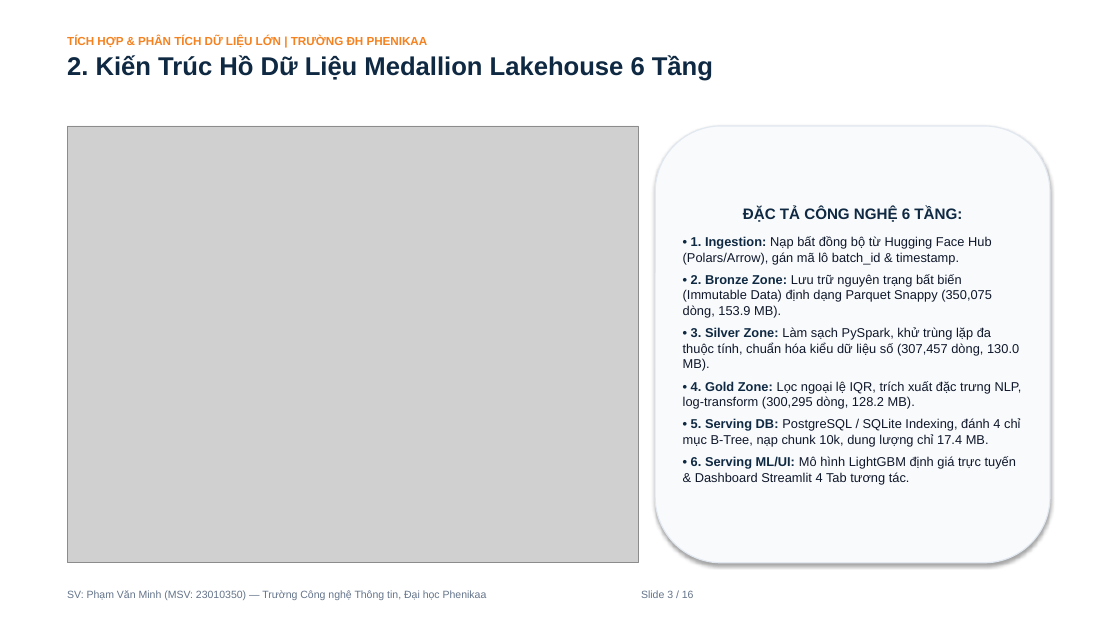
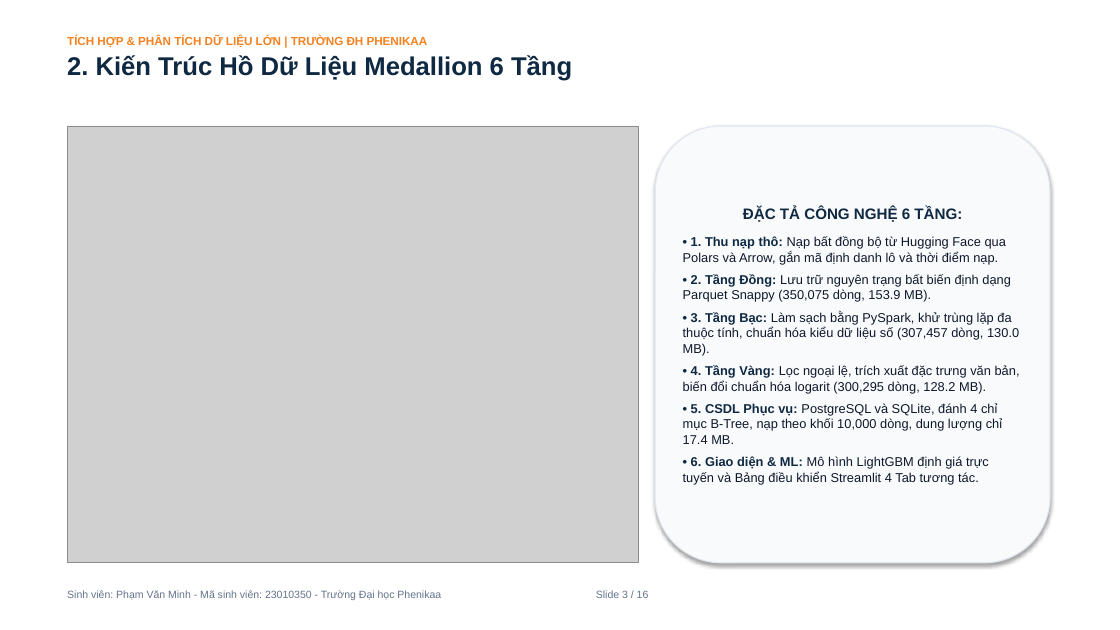
Before and after one commit to PVM-05/House-Prediction, a slide deck: slide 3 of docs/Slide_Bao_Ve_Du_An_House_Prediction.pptx. Drawn at 1120x630 pixels with LibreOffice and Linux fonts; fonts in the diff are those of the drawing; grey boxes stand for pictures. Boxes give left, top, right and bottom in pixels: in the first picture for what was removed or moved away, otherwise in the second. Text is boxed around its words. In the diff, an @@ line names an element or a change of style, - is before the commit and + after.

```diff
--- a/docs/Slide_Bao_Ve_Du_An_House_Prediction.pptx
+++ b/docs/Slide_Bao_Ve_Du_An_House_Prediction.pptx
@@ text at [67,55,572,81]: text changed @@
-2. Kiến Trúc Hồ Dữ Liệu Medallion Lakehouse 6 Tầng
+2. Kiến Trúc Hồ Dữ Liệu Medallion 6 Tầng
@@ text in rounded rectangle at [683,236,1020,485]: text changed @@
-• 1. Ingestion: Nạp bất đồng bộ từ Hugging Face Hub (Polars/Arrow), gán mã lô batch_id & timestamp.
-• 2. Bronze Zone: Lưu trữ nguyên trạng bất biến (Immutable Data) định dạng Parquet Snappy (350,075 dòng, 153.9 MB).
-• 3. Silver Zone: Làm sạch PySpark, khử trùng lặp đa thuộc tính, chuẩn hóa kiểu dữ liệu số (307,457 dòng, 130.0 MB).
-• 4. Gold Zone: Lọc ngoại lệ IQR, trích xuất đặc trưng NLP, log-transform (300,295 dòng, 128.2 MB).
-• 5. Serving DB: PostgreSQL / SQLite Indexing, đánh 4 chỉ mục B-Tree, nạp chunk 10k, dung lượng chỉ 17.4 MB.
-• 6. Serving ML/UI: Mô hình LightGBM định giá trực tuyến & Dashboard Streamlit 4 Tab tương tác.
+• 1. Thu nạp thô: Nạp bất đồng bộ từ Hugging Face qua Polars và Arrow, gắn mã định danh lô và thời điểm nạp.
+• 2. Tầng Đồng: Lưu trữ nguyên trạng bất biến định dạng Parquet Snappy (350,075 dòng, 153.9 MB).
+• 3. Tầng Bạc: Làm sạch bằng PySpark, khử trùng lặp đa thuộc tính, chuẩn hóa kiểu dữ liệu số (307,457 dòng, 130.0 MB).
+• 4. Tầng Vàng: Lọc ngoại lệ, trích xuất đặc trưng văn bản, biến đổi chuẩn hóa logarit (300,295 dòng, 128.2 MB).
+• 5. CSDL Phục vụ: PostgreSQL và SQLite, đánh 4 chỉ mục B-Tree, nạp theo khối 10,000 dòng, dung lượng chỉ 17.4 MB.
+• 6. Giao diện & ML: Mô hình LightGBM định giá trực tuyến và Bảng điều khiển Streamlit 4 Tab tương tác.
@@ text at [67,590,649,600]: text changed @@
-SV: Phạm Văn Minh (MSV: 23010350) — Trường Công nghệ Thông tin, Đại học Phenikaa Slide 3 / 16
+Sinh viên: Phạm Văn Minh - Mã sinh viên: 23010350 - Trường Đại học Phenikaa Slide 3 / 16
```
Also in this commit, not shown: 15 other slides changed, 19 other files.
